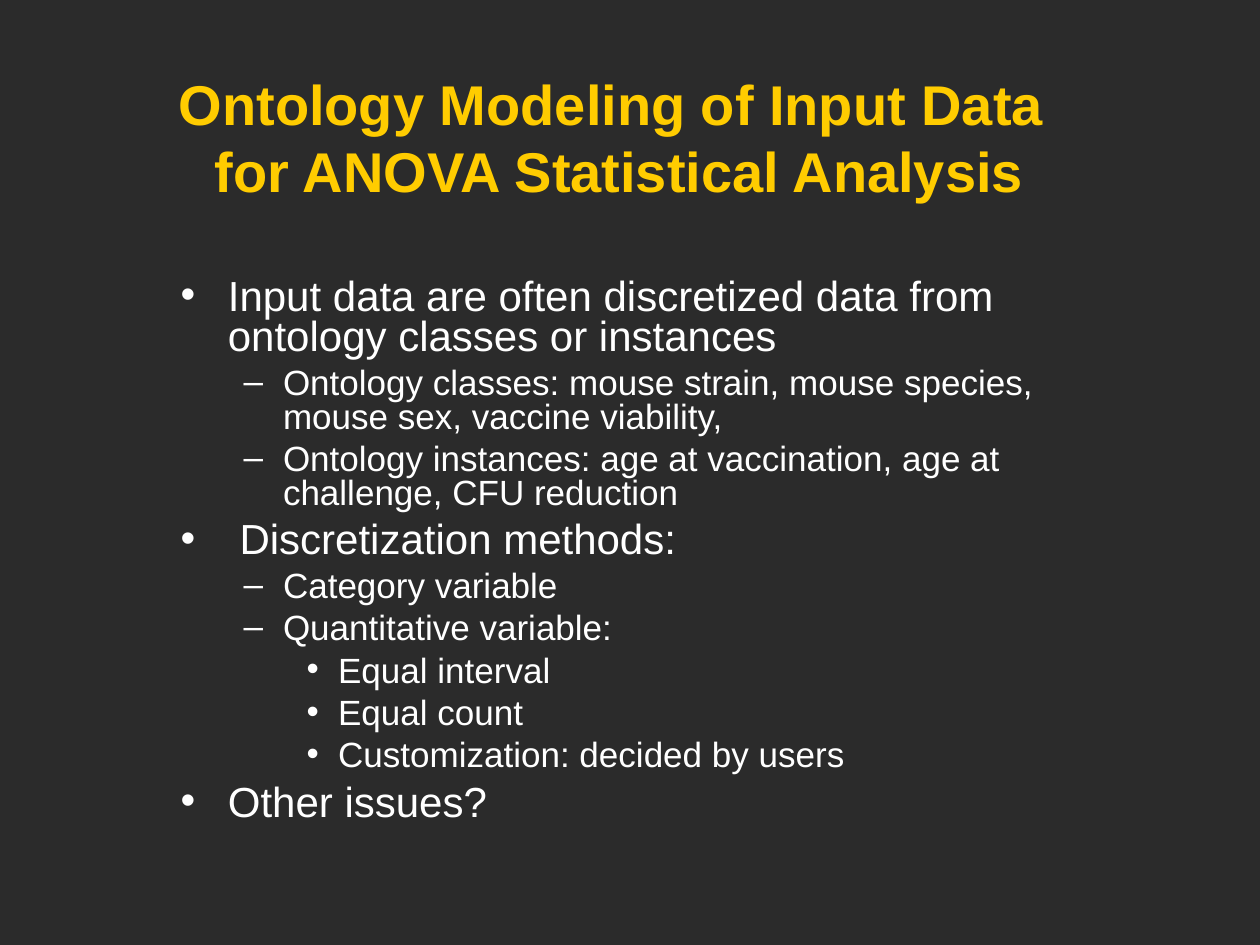
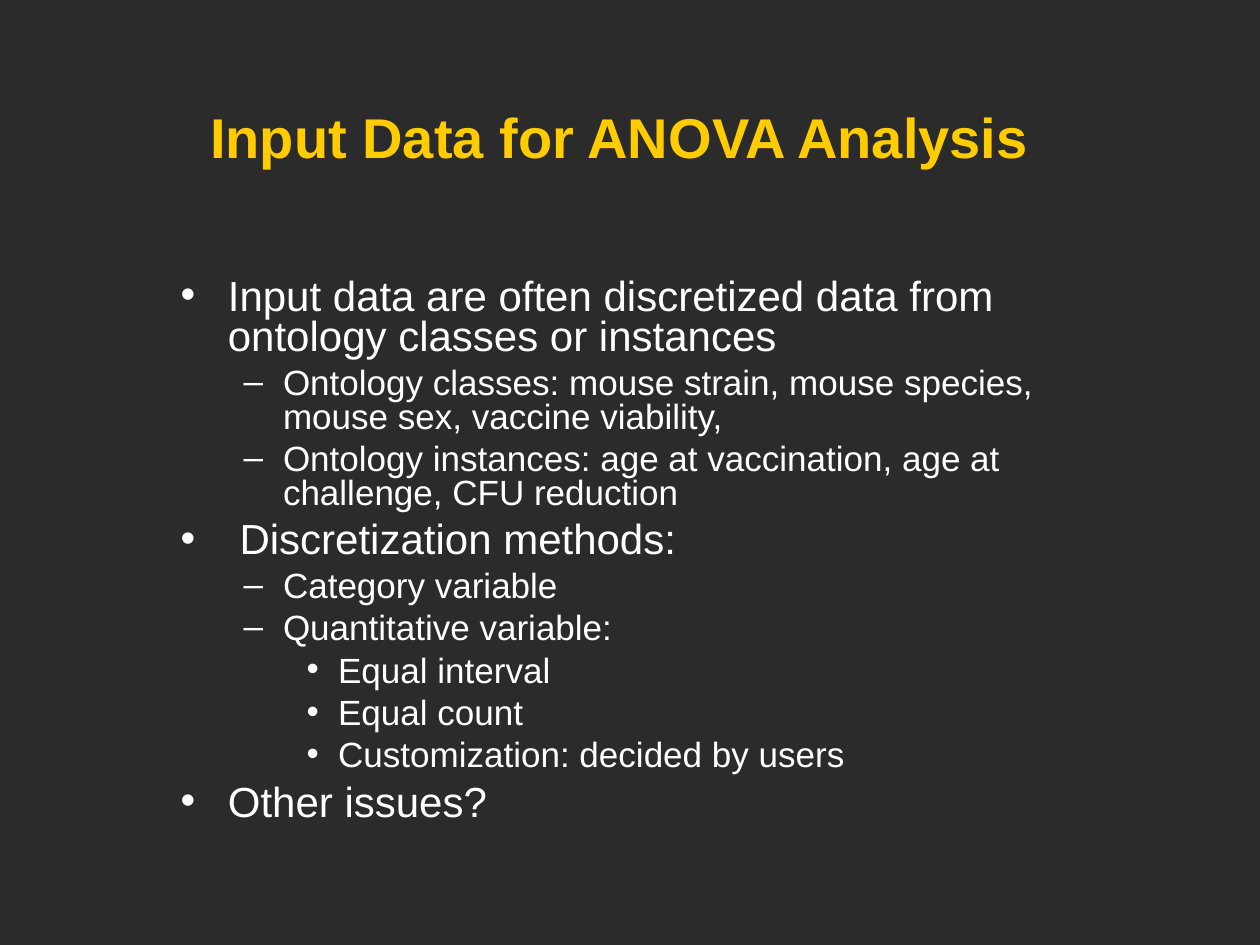
Before and after one commit to obi-ontology/obi-legacy-svn, a slide deck: slide 20 of trunk/docs/developer/use cases/Vaccine_usercase_Vancouver2010.ppt. Drawn at 1260x945 pixels with LibreOffice and Linux fonts; fonts in the diff are those of the drawing; background and template pictures are left out; a plain dark background stands for a picture behind light text. Boxes give left, top, right and bottom in pixels: in the first picture for what was removed or moved away, otherwise in the second. Text is boxed around its words. In the diff, an @@ line names an element or a change of style, - is before the commit and + after.

```diff
--- a/trunk/docs/developer/use cases/Vaccine_usercase_Vancouver2010.ppt
+++ b/trunk/docs/developer/use cases/Vaccine_usercase_Vancouver2010.ppt
@@ title at [210, 117, 1027, 169]: text changed @@
-Ontology Modeling of Input Data
-for ANOVA Statistical Analysis
+Input Data for ANOVA Analysis
```
Also in this commit, not shown: 16 other slides changed.
